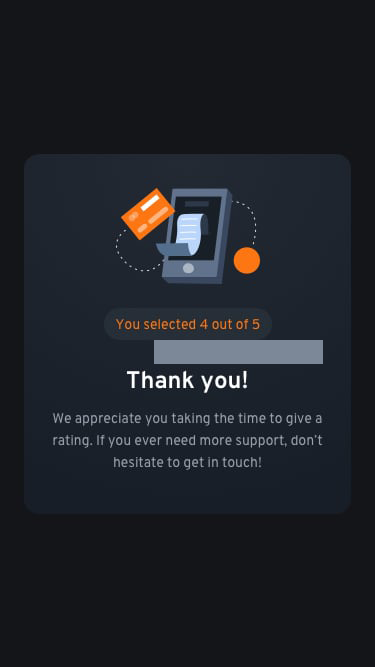
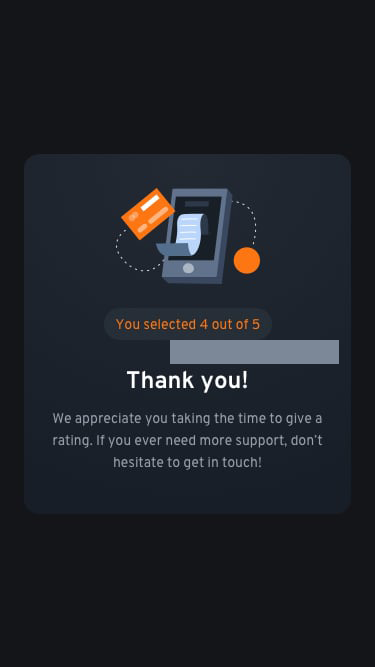
Before/after of a 375px x 667px layered artwork. What changed in the layer stack:
painted on "Rectangle 1" over [154, 340, 339, 364]
